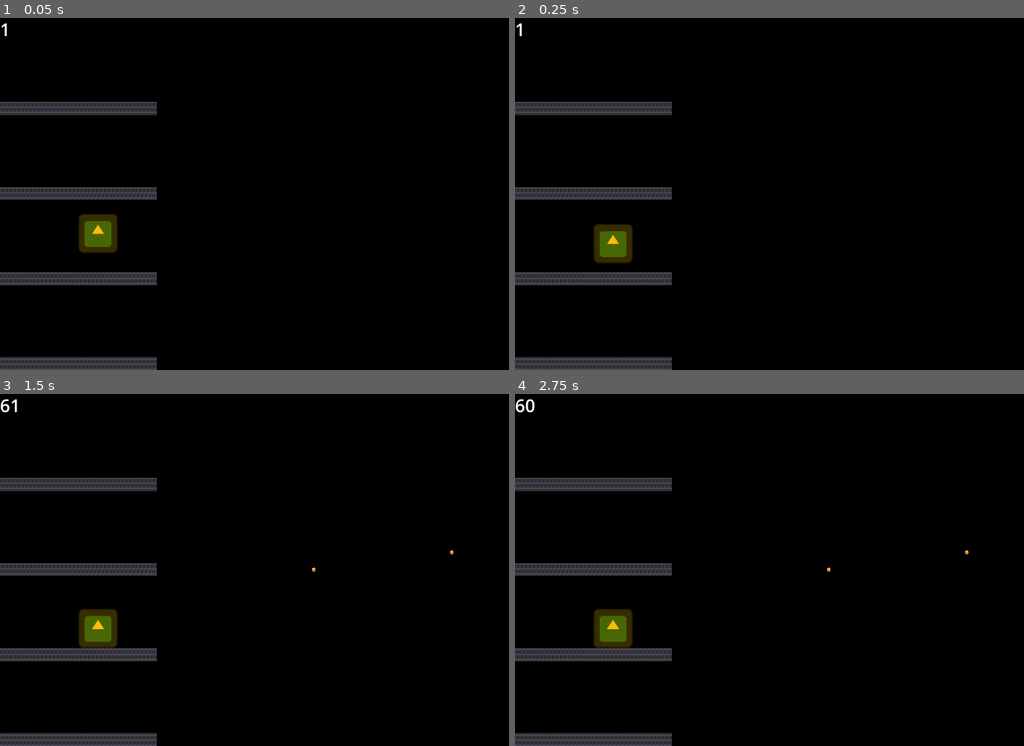
Above: before the commit, frames 1-4 (two rows, left to right).
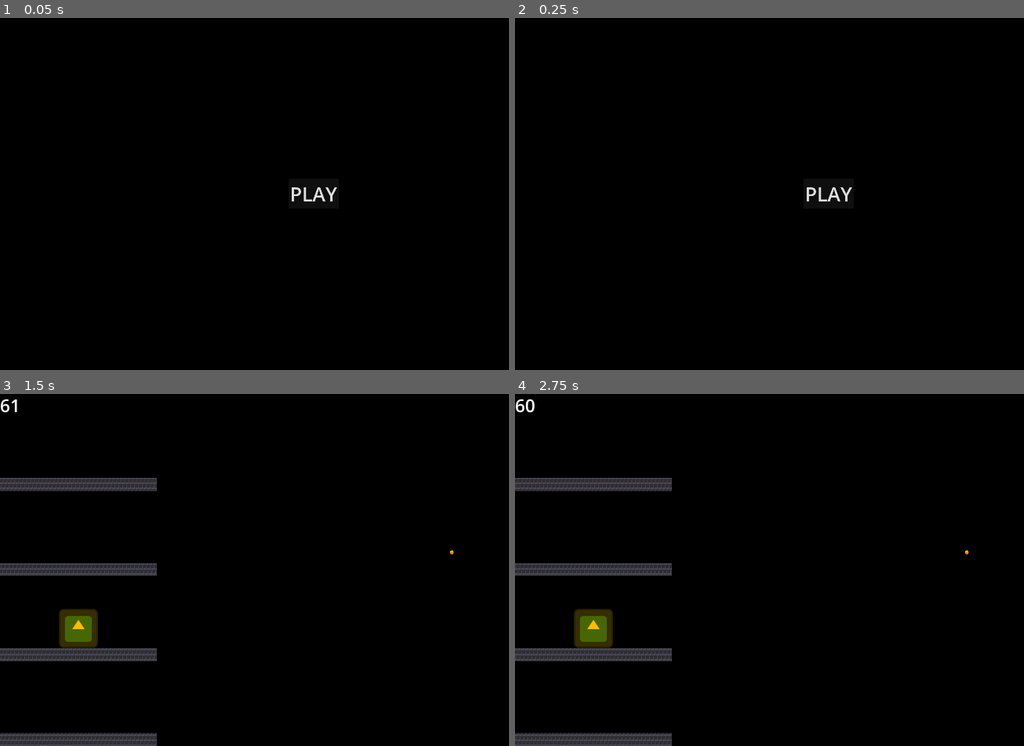
Above: after the commit, the same moments.

Repository: 0-Vanes-0/runner
Game: Godot game, scene res://src/main_menu.tscn
The game is run twice, just before and just after one commit, with the same random seed, the same clock (stepped at 60 frames per second) and the same inputs. Before the commit the project starts from res://src/game.tscn. The engine's default icon, where the game draws it, is replaced by a stand-in: a white triangle on a blue panel in a dark square.
Inputs (mouse positions are in pixels of both pictures, inside the frame that each line leads up to):
- Up to frame 1 (0.05 s): no input
- Up to frame 2 (0.25 s): no input
- Up to frame 3 (1.5 s): click (315, 570) at 0.5 s, where only the run after the commit has a clickable "PLAY"; move the mouse to (453, 552) at 1.27 s; click (453, 552) at 1.42 s
- Up to frame 4 (2.75 s): tap Enter at 2 s; drag from (703, 587) to (794, 640) at 2.02 s

The runs differ from the first frame. In frame 1, 5.6% of the frame differs, in the area x 0-67%, y 1-100%; in frame 2, 5.6%; in frame 3, 1.0%; in frame 4, 1.0%.

Commit message:
Предзагрузчик
• Добавлен синглтон с предзагрузкой вместо preload()
• Переогранизована сцена game
• Добавлено главное меню, не пускающее в игру без полной предзагрузки

Diff:
--- /dev/null
+++ b/assets/Preloader.tscn
@@ -0,0 +1,13 @@
+[gd_scene load_steps=5 format=3 uid="uid://bdd0vwekt3gds"]
+
+[ext_resource type="Script" path="res://assets/preloader.gd" id="1_1x2in"]
+[ext_resource type="PackedScene" uid="uid://dxqll81u0kwn8" path="res://src/gameplay/enviroment/platform.tscn" id="2_nw0x7"]
+[ext_resource type="PackedScene" uid="uid://d3qx8b5m2y734" path="res://src/game.tscn" id="3_m0eon"]
+[ext_resource type="Texture2D" uid="uid://b6uchnpspnh85" path="res://assets/sprites/fire_orb.png" id="4_haqrm"]
+
+[node name="ResourcePreloader" type="Node"]
+script = ExtResource("1_1x2in")
+sprites_dir = "res://assets/sprites"
+platform = ExtResource("2_nw0x7")
+game_scene = ExtResource("3_m0eon")
+fire_orb_texture = ExtResource("4_haqrm")
--- /dev/null
+++ b/assets/preloader.gd
@@ -0,0 +1,33 @@
+extends Node
+
+signal loaded
+signal error(message: String)
+
+@export_dir var sprites_dir: String
+
+@export_group("Packed Scenes", "")
+@export var platform: PackedScene
+@export var game_scene: PackedScene
+
+@export_group("Textures", "")
+@export var fire_orb_texture: Texture2D
+
+var counter := 0
+
+
+
+func start_preload():
+	var resources: Dictionary = {
+		"sprites_dir": sprites_dir,
+		"platform": platform,
+		"game_scene": game_scene,
+		"fire_orb_texture": fire_orb_texture,
+	}
+	for name in resources.keys():
+		if resources.get(name) != null:
+			counter += 1
+		else:
+			error.emit("Failed to load: " + name)
+
+	if counter == resources.size():
+		loaded.emit()
--- a/project.godot
+++ b/project.godot
@@ -11,14 +11,15 @@
 [application]
 
 config/name="runner"
-run/main_scene="res://src/game.tscn"
+run/main_scene="res://src/main_menu.tscn"
 config/features=PackedStringArray("4.0", "GL Compatibility")
 run/max_fps=60
 config/icon="res://icon.svg"
 
 [autoload]
 
-Global="*res://src/singletons/Global.gd"
+Preloader="*res://assets/Preloader.tscn"
+Global="*res://src/singletons/global.gd"
 
 [display]
 
--- a/src/game.tscn
+++ b/src/game.tscn
@@ -10,6 +10,9 @@
 [sub_resource type="RectangleShape2D" id="RectangleShape2D_s63ud"]
 size = Vector2(140, 20)
 
+[sub_resource type="RectangleShape2D" id="RectangleShape2D_ek10s"]
+size = Vector2(20, 100)
+
 [sub_resource type="LabelSettings" id="LabelSettings_aavuu"]
 font_size = 60
 
@@ -19,8 +22,12 @@
 [node name="Level" type="Node2D" parent="."]
 script = ExtResource("1_t5fp1")
 
+[node name="Floors" type="Node2D" parent="Level"]
+
+[node name="Enemies" type="Node2D" parent="Level"]
+
 [node name="Player" type="CharacterBody2D" parent="Level" node_paths=PackedStringArray("player_control", "shoot_control")]
-position = Vector2(300, 720)
+position = Vector2(240, 0)
 script = ExtResource("3_nr288")
 player_control = NodePath("../../PlayerSensor")
 shoot_control = NodePath("../../ShootSensor")
@@ -35,6 +42,13 @@
 [node name="CollisionShape2D" type="CollisionShape2D" parent="Level/Player"]
 position = Vector2(0, -10)
 shape = SubResource("RectangleShape2D_s63ud")
+
+[node name="Hitbox" type="Area2D" parent="Level/Player"]
+position = Vector2(40, -60)
+
+[node name="CollisionShape2D" type="CollisionShape2D" parent="Level/Player/Hitbox"]
+shape = SubResource("RectangleShape2D_ek10s")
+debug_color = Color(0.721569, 0.145098, 0.145098, 0.419608)
 
 [node name="PlayerSensor" type="Marker2D" parent="."]
 gizmo_extents = 100.0
--- a/src/level_handler.gd
+++ b/src/level_handler.gd
@@ -1,8 +1,8 @@
 extends Node2D
 
 @onready var player := $Player as Player
+@onready var floors := $Floors as Node2D
 const FLOORS_COUNT = 4
-var floors: Array[Node2D]
 
 func _ready():
 	var height := Global.screen_height
@@ -10,10 +10,10 @@
 
 	for i in FLOORS_COUNT:
 		var floor := Node2D.new()
-		self.add_child(floor)
+		floors.add_child(floor)
 		floor.name = "Floor" + str(i)
 
-		var platform: Platform = preload("res://src/gameplay/enviroment/platform.tscn").instantiate()
+		var platform: Platform = Preloader.platform.instantiate()
 		floor.add_child(platform)
 		platform.position.x = platform.size.x
 		Global.floor_group_names.append(floor.name)
@@ -23,7 +23,5 @@
 		floor.position.y = height - platform.size.y - i * gap
 		jump_height = gap + platform.size.y
 
-		floors.append(floor)
-
+	player.position.y = Global.screen_height / 2
 	player.jump_speed = sqrt(2 * player.gravity * jump_height)
-	self.move_child(player, -1)
--- /dev/null
+++ b/src/main_menu.gd
@@ -0,0 +1,15 @@
+extends Control
+
+
+func _ready():
+	$Button.disabled = true
+	Preloader.loaded.connect(_on_loaded)
+	Preloader.start_preload()
+
+
+func _on_loaded():
+	$Button.disabled = false
+
+
+func _on_button_pressed():
+	get_tree().change_scene_to_packed(Preloader.game_scene)
--- a/src/main_menu.tscn
+++ b/src/main_menu.tscn
@@ -1,4 +1,6 @@
-[gd_scene format=3 uid="uid://dn5a8tujsubkm"]
+[gd_scene load_steps=2 format=3 uid="uid://dn5a8tujsubkm"]
+
+[ext_resource type="Script" path="res://src/main_menu.gd" id="1_iw5sn"]
 
 [node name="Control" type="Control"]
 layout_mode = 3
@@ -7,3 +9,22 @@
 anchor_bottom = 1.0
 grow_horizontal = 2
 grow_vertical = 2
+script = ExtResource("1_iw5sn")
+
+[node name="Button" type="Button" parent="."]
+layout_mode = 1
+anchors_preset = 8
+anchor_left = 0.5
+anchor_top = 0.5
+anchor_right = 0.5
+anchor_bottom = 0.5
+offset_left = -77.0
+offset_top = -45.5
+offset_right = 77.0
+offset_bottom = 45.5
+grow_horizontal = 2
+grow_vertical = 2
+theme_override_font_sizes/font_size = 60
+text = "PLAY"
+
+[connection signal="pressed" from="Button" to="." method="_on_button_pressed"]
--- a/src/player.gd
+++ b/src/player.gd
@@ -35,7 +35,7 @@
 			$CollisionShape2D.disabled = false
 
 		# Jump up:
-		elif direction.y < 0 and _get_colliding_floor() > -1 and _get_colliding_floor() < Global.floor_group_names.size() - 1:
+		elif direction.y < 0 and _get_colliding_floor() < Global.floor_group_names.size() - 1 and _get_colliding_floor() > -1:
 			self.velocity.y = direction.y * jump_speed
 
 
@@ -50,6 +50,6 @@
 
 func _tap_shoot(position: Vector2):
 	var spawn_spr := Sprite2D.new()
-	spawn_spr.texture = preload("res://assets/sprites/fire_orb.png")
+	spawn_spr.texture = Preloader.fire_orb_texture
 	spawn_spr.position = position
 	get_tree().current_scene.add_child(spawn_spr)
--- a/src/singletons/Global.gd
+++ b/src/singletons/Global.gd
@@ -15,12 +15,15 @@
 	var gcd := _gcd(screen_width, screen_height)
 	ratio = str(screen_width / gcd) + ratio + str(screen_height / gcd)
 	print_debug("\t", "screen_width=", screen_width, ", screen_height=", screen_height, ", ratio=", ratio)
+
+	Preloader.error.connect(_on_preloader_error)
+
 	RenderingServer.set_default_clear_color(Color(0, 0, 0))
 
 # ---------------------- FUNCTIONS ----------------------
 
-func on_close_game():
-	pass
+func _on_preloader_error(message: String):
+	print_debug(message)
 
 # NOD
 func _gcd(a: int, b: int) -> int:
Not shown: 1 places in src/game.tscn that only renumber resources
